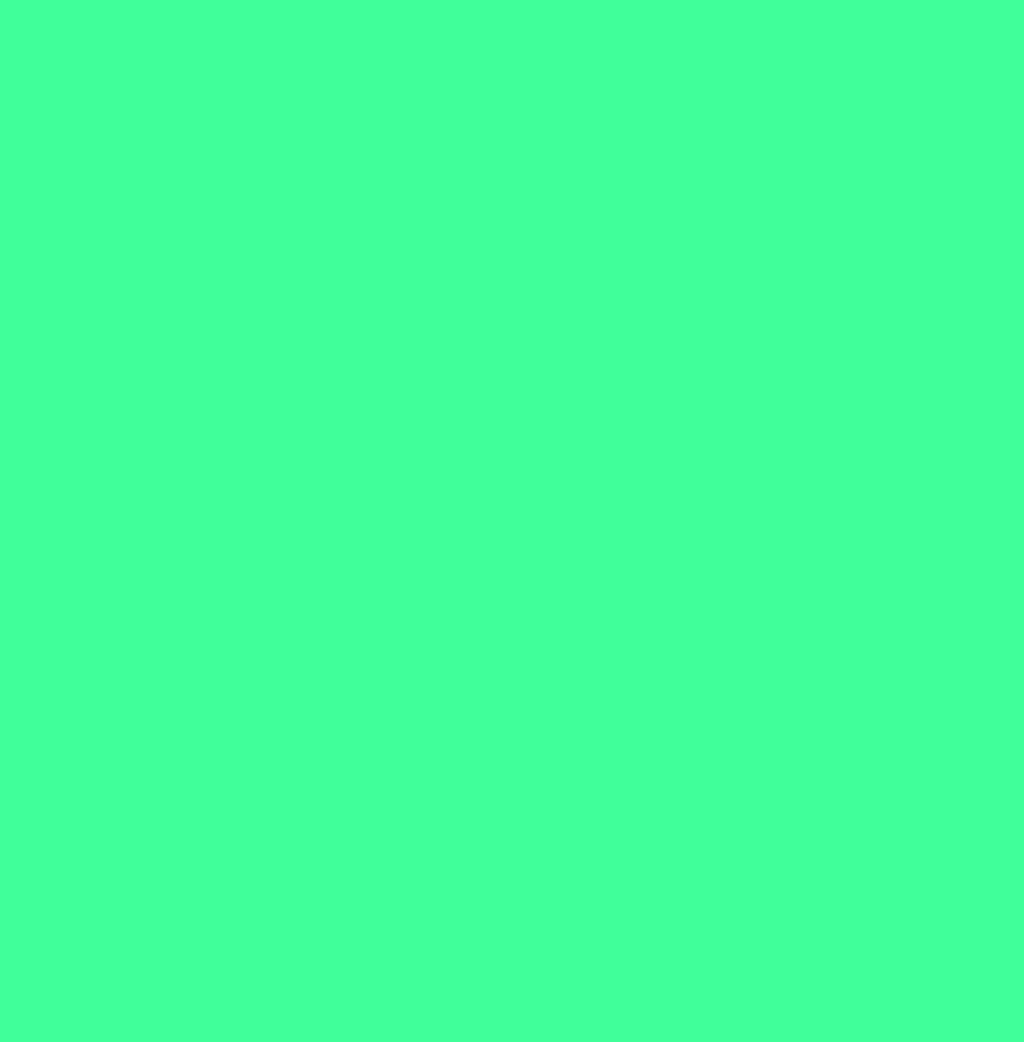
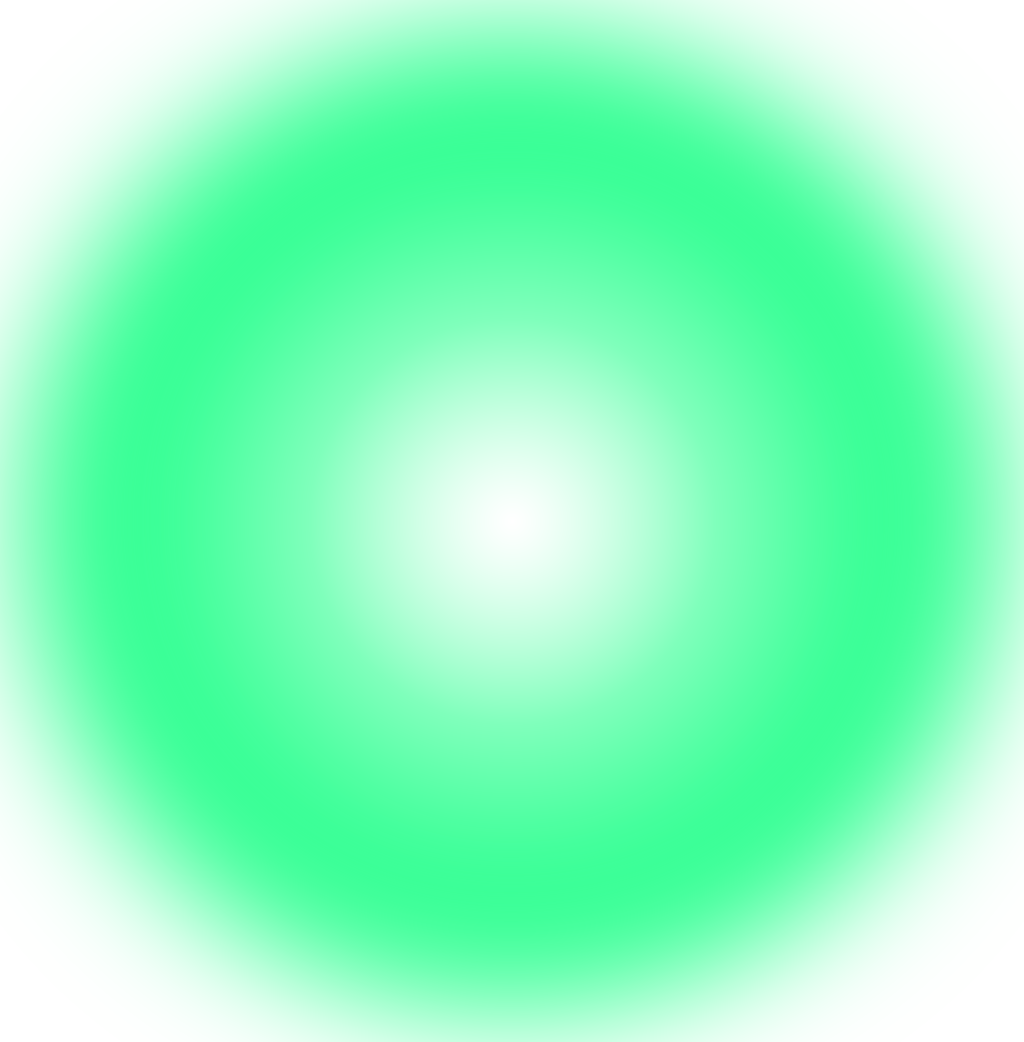
Revision of a layered 1024 × 1042 image; what changed, layer by layer:
added layer "Gradient Fill 1" above "Color Fill 1" over [0, 0, 1024, 1042]
hid "Color Fill 1" over [0, 0, 1024, 1042]
